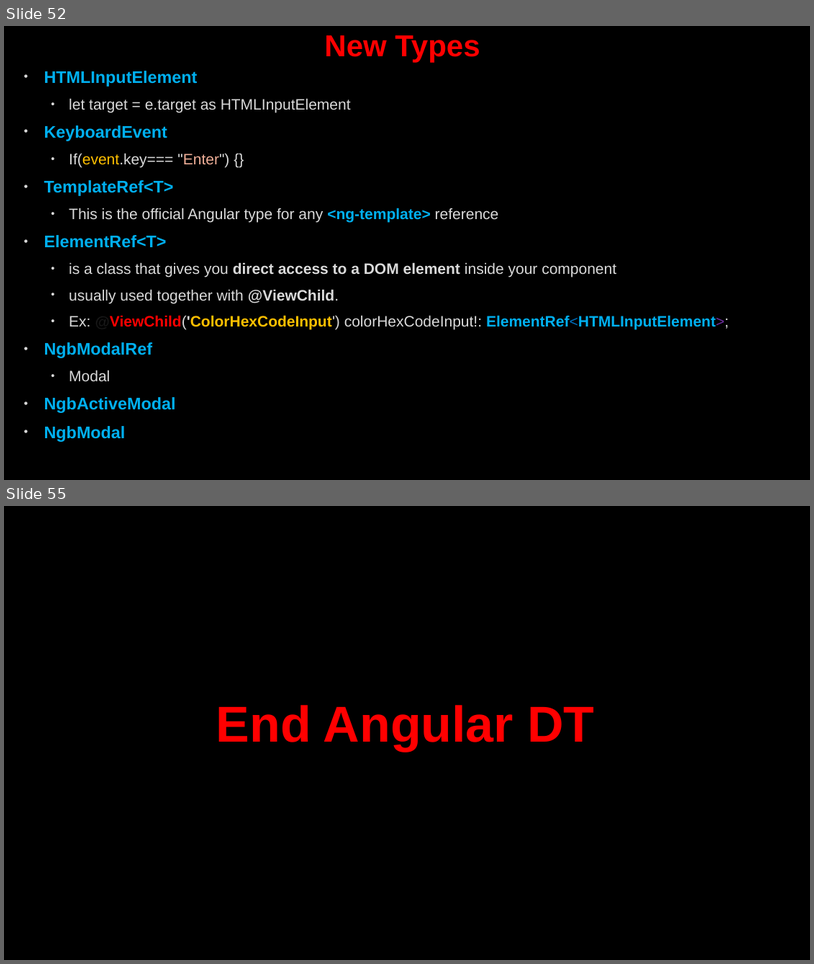
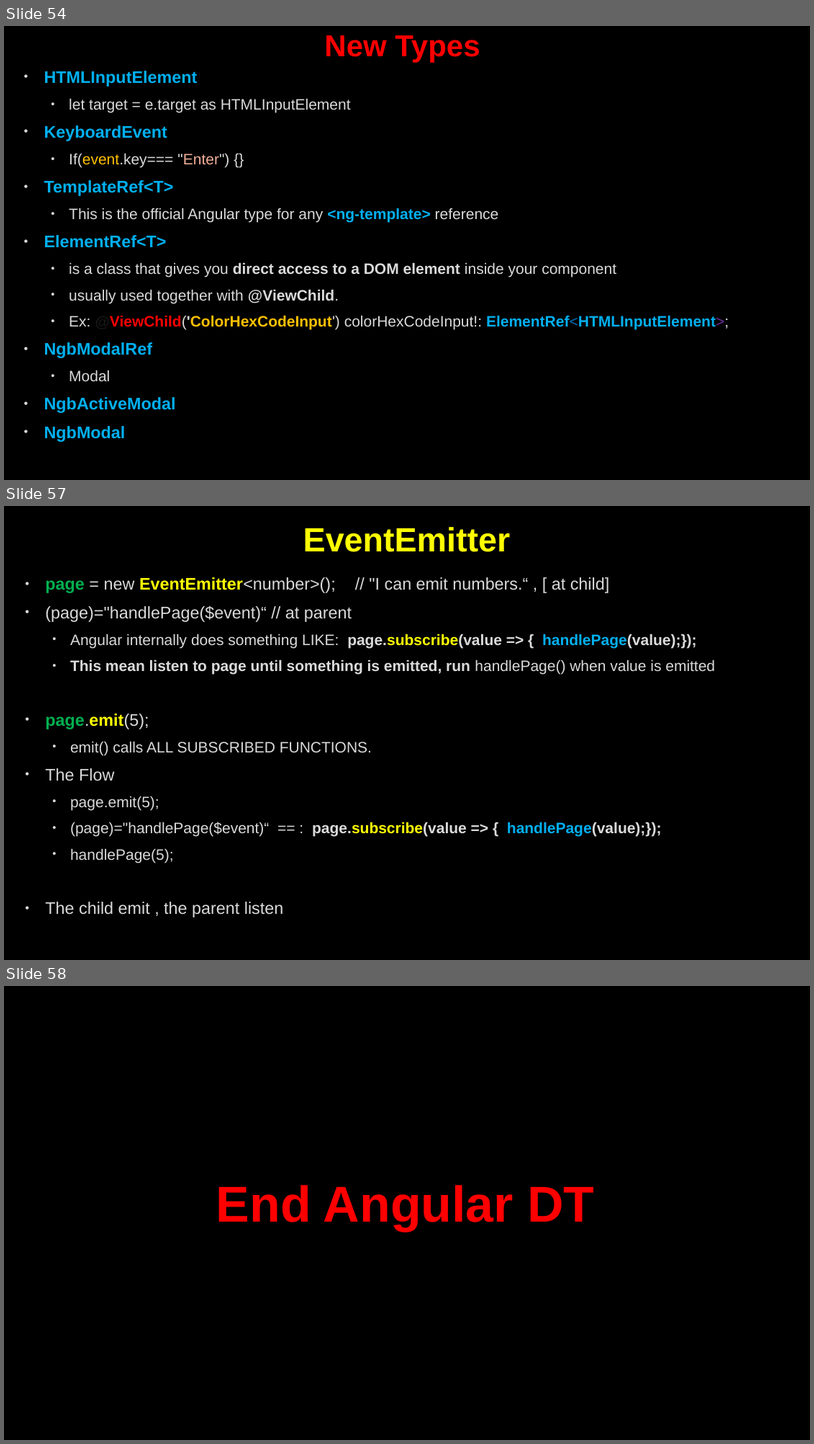
Before and after one commit to AhmedMohamedSamir1/Summary, a slide deck: Angular & type script/Angular.pptx. Shown one above the other, each under a label of ours: slides 52 and 55 before the commit, slides 54, 57 and 58 after it; the slides between them are not shown. The pictures are 814x964 and 814x1444 pixels, drawn with LibreOffice and Linux fonts; fonts in the diff are those of the drawing; background and template pictures are left out. Boxes give left, top, right and bottom in pixels: in the first picture for what was removed or moved away, otherwise in the second. Text is boxed around its words. In the diff, an @@ line names an element or a change of style, - is before the commit and + after.

```diff
--- a/Angular & type script/Angular.pptx
+++ b/Angular & type script/Angular.pptx
@@ slide 57 added at box(4, 506, 810, 960), background picture (left out) @@
@@ title added at box(304, 527, 510, 552), 40 pt, text #FFFF00, bold @@
+EventEmitter
@@ text added at box(45, 577, 715, 917), 18 pt, text #DADADA @@
+• page = new EventEmitter<number>(); // "I can emit numbers.“ , [ at child]
+• (page)="handlePage($event)“ // at parent
+  • Angular internally does something LIKE: page.subscribe(value => { handlePage(value);});
+  • This mean listen to page until something is emitted, run handlePage() when value is emitted
+• page.emit(5);
+  • emit() calls ALL SUBSCRIBED FUNCTIONS.
+• The Flow
+  • page.emit(5);
+  • (page)="handlePage($event)“ == : page.subscribe(value => { handlePage(value);});
+  • handlePage(5);
+• The child emit , the parent listen
@@ what was slide 52 is now slide 54 @@
@@ what was slide 55 is now slide 58 @@
```
Also in this commit, not shown: 7 slides changed, 6 other slides added, 1 slide removed.
